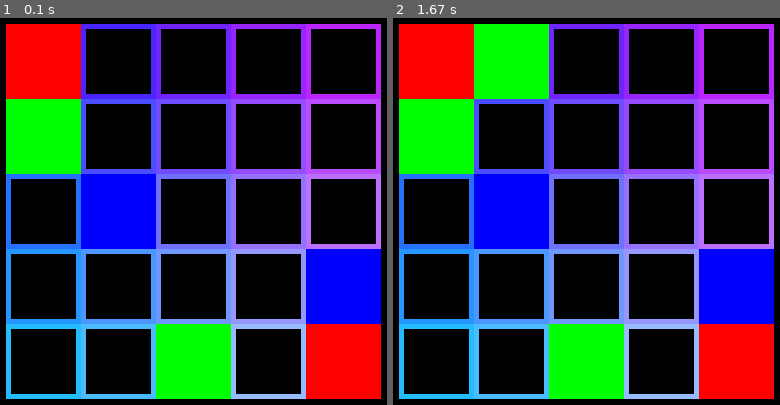
Above: before the commit, frames 1-2 (left to right).
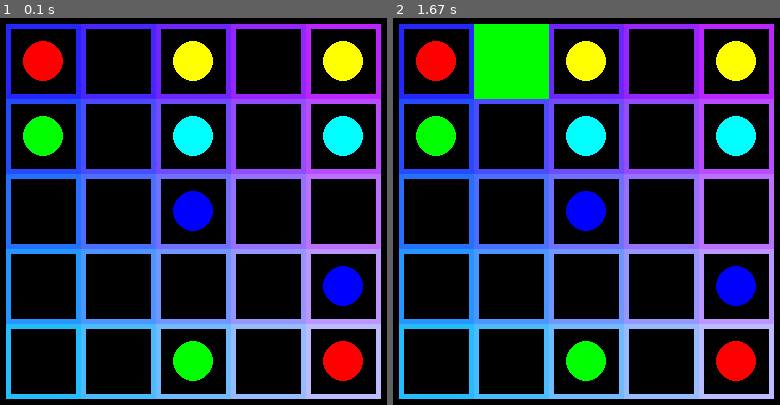
Above: after the commit, the same moments.

Repository: edvinalestig/flow-pygame
Game: pygame game, started from main.py
Two runs of this game, one before a commit and one after it. Both use one fixed random seed, a clock stepped at 60 frames per second and the inputs below.
Inputs (mouse positions are in pixels of both pictures, inside the frame that each line leads up to):
- Up to frame 1 (0.1 s): no input
- Up to frame 2 (1.67 s): press the mouse at (660, 362) at 0.37 s; move the mouse to (582, 203) at 0.47 s; release the mouse at (509, 48) at 0.6 s

The runs differ from the first frame. In frame 1, 23% of the frame differs, in the area x 1-99%, y 1-99%; in frame 2, 23%.

Commit message:
Added circles to static tiles

Diff:
--- a/levels.py
+++ b/levels.py
@@ -1,5 +1,5 @@
 def getLevel():
-    colours1 = [[(255, 0, 0), 0, 24], [(0, 255, 0), 1, 14], [(0, 0, 255), 7, 23]]
+    colours1 = [[(255, 0, 0), 0, 24], [(0, 255, 0), 1, 14], [(0, 0, 255), 12, 23], [(255, 255, 0), 10, 20], [(0, 255, 255), 11, 21]]
     level1 = {"tiles": 5, "colours": colours1}
 
 
--- a/main.py
+++ b/main.py
@@ -1,4 +1,4 @@
-import pygame, sys, json
+import pygame, sys, json, math
 import levels
 
 
@@ -44,6 +44,9 @@
                 pygame.draw.rect(self.screen, [i/2, j/2, 255], rectangle, 5)
                 self.rectangles.append(rectangle)
 
+                centrePoint = (math.floor(i + self.sideLength/2), math.floor(j + self.sideLength/2))
+                self.centrePoints.append(centrePoint)
+
                 j += self.sideLength
             i += self.sideLength
 
@@ -58,12 +61,15 @@
             print("Level loaded")
             print("Rectangles:", self.rectangles)
             print("Statics:", self.statics)
+            print("Centre points:", self.centrePoints)
 
 
     def createStaticTile(self, index, colour):
         self.statics.append(index)
-        rectangle = self.rectangles[index]
-        pygame.draw.rect(self.screen, colour, rectangle)
+        # rectangle = self.rectangles[index]
+        # pygame.draw.rect(self.screen, colour, rectangle)
+        centrePoint = self.centrePoints[index]
+        pygame.draw.circle(self.screen, colour, centrePoint, 20)
 
 
     def fillTile(self, pos, colour=[0, 255, 0]): # Byt funktionsnamn
